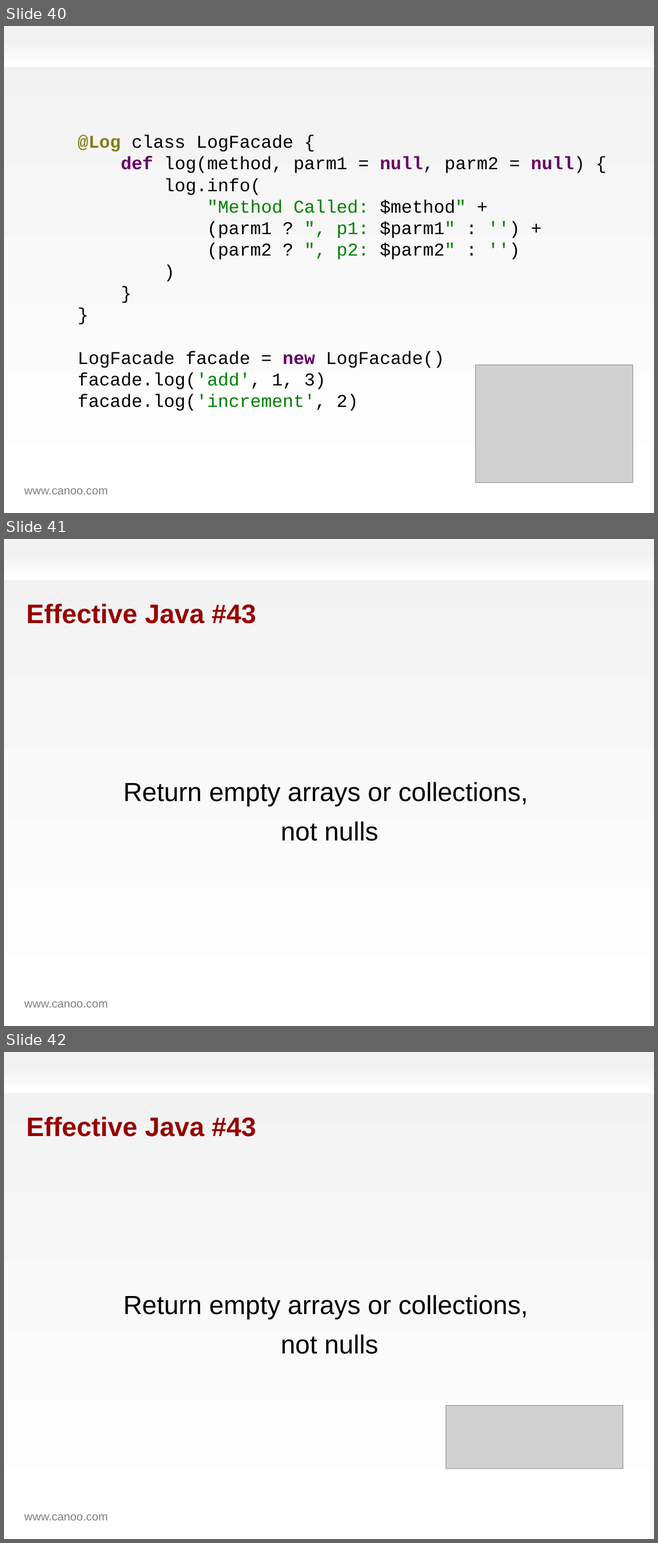
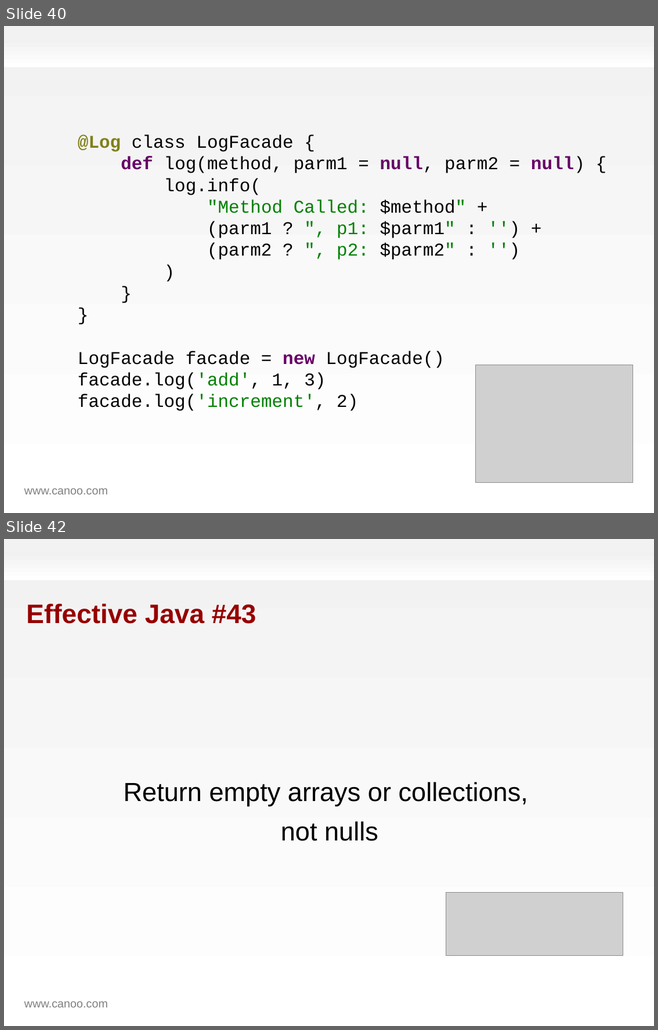
Before and after one commit to HamletDRC/presentations, a slide deck: effectivegroovy/effectivegroovy.odp. Shown one above the other, each under a label of ours: slides 40, 41 and 42 before the commit, slides 40 and 42 after it; the slides between them are not shown. The pictures are 658x1543 and 658x1030 pixels, drawn with LibreOffice and Linux fonts; fonts in the diff are those of the drawing; grey boxes stand for pictures; background and template pictures are left out. Boxes give left, top, right and bottom in pixels: in the first picture for what was removed or moved away, otherwise in the second. Text is boxed around its words. In the diff, an @@ line names an element or a change of style, - is before the commit and + after.

Commit message:
finish effective Groovy for gr8

```diff
--- a/effectivegroovy/effectivegroovy.odp
+++ b/effectivegroovy/effectivegroovy.odp
@@ slide 41 removed at box(4, 539, 654, 1026), background gradient #F2F2F2 to #FFFFFF; not listed: 2 template elements that a slide beside it also shows @@
@@ title removed at box(26, 603, 256, 624) @@
-Effective Java #43
@@ text removed at box(123, 782, 528, 841) @@
-Return empty arrays or collections,
-not nulls
```
Also in this commit, not shown: 3 slides changed, 7 slides added, 1 other slide removed.
